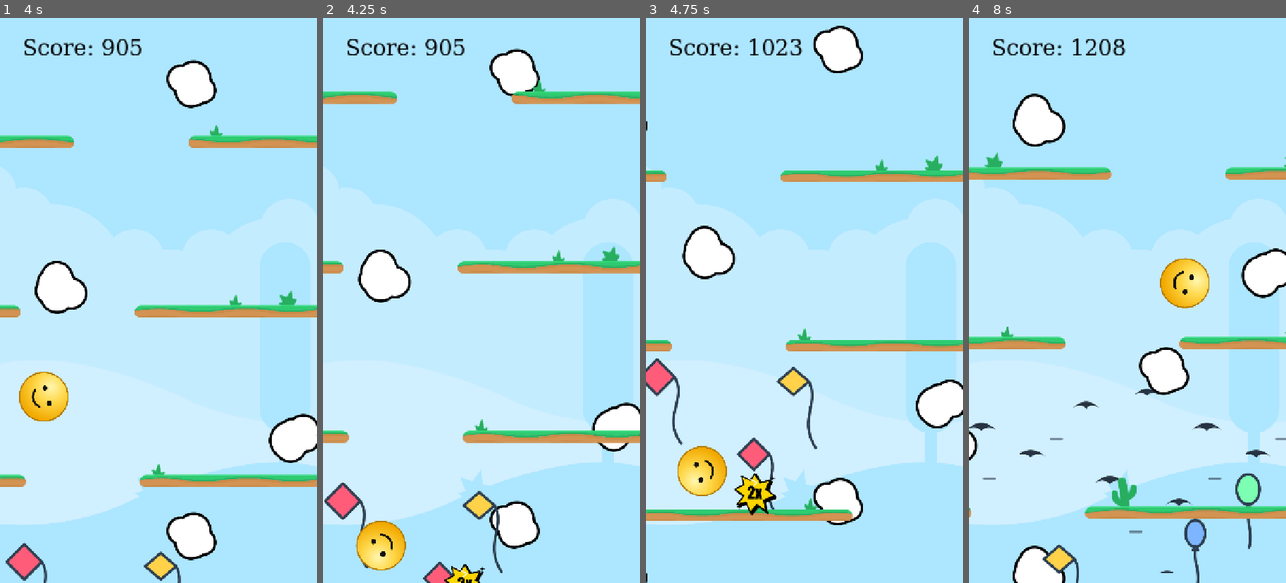
Above: before the commit, frames 1-4 (left to right).
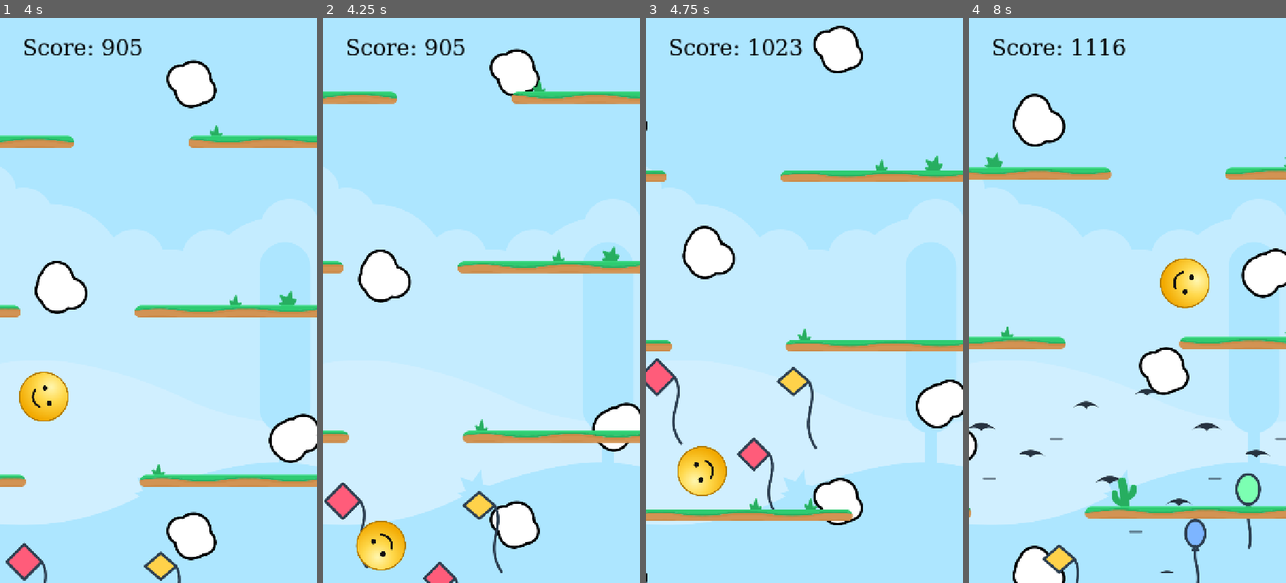
Above: after the commit, the same moments.

Repository: hamma2/droppin
Game: Godot game, scene res://Scenes/main.tscn
The game is run twice, just before and just after one commit, with the same random seed, the same clock (stepped at 60 frames per second) and the same inputs.
Inputs (mouse positions are in pixels of both pictures, inside the frame that each line leads up to):
- Up to frame 1 (4 s): move the mouse to (228, 272) at 0.52 s; hold Right (ui_right) 0.53-1.25 s; hold Shift 0.53-1.25 s; click (228, 272) at 0.67 s; drag from (95, 328) to (142, 413) at 1.27 s; move the mouse to (190, 176) at 2.02 s; hold Right (ui_right) 2.03-2.75 s; hold Shift 2.03-2.75 s; drag from (142, 413) to (63, 215) at 2.77 s; move the mouse to (253, 385) at 3.52 s; hold Left (ui_left) from 3.53 s (still down); hold Shift from 3.53 s (still down)
- Up to frame 2 (4.25 s): keep holding Left (ui_left); keep holding Shift
- Up to frame 3 (4.75 s): release Left (ui_left) at 4.25 s; release Shift at 4.25 s; drag from (709, 215) to (785, 577) at 4.27 s
- Up to frame 4 (8 s): move the mouse to (1143, 300) at 5.02 s; hold Left (ui_left) 5.03-5.75 s; hold Shift 5.03-5.75 s; click (1143, 300) at 5.17 s; drag from (1079, 159) to (1064, 328) at 5.77 s; move the mouse to (1197, 272) at 6.52 s; hold Right (ui_right) 6.53-7.25 s; hold Shift 6.53-7.25 s; drag from (1064, 328) to (1111, 413) at 7.27 s

Frame 1 is identical in both runs. In frame 2, 0.3% of the frame differs, in the area x 38-52%, y 96-100%; in frame 3, 0.6%, in the area x 27-42%, y 80-88%; in frame 4, 0.2%.

Commit message:
Extras spawn based on LevelSettings Closes #18

Diff:
--- a/Scripts/BarrierGenerator.gd
+++ b/Scripts/BarrierGenerator.gd
@@ -39,7 +39,7 @@
 var barrier_spacing: float
 
 # Extra-System-Variablen
-var available_extra_types: Array = []
+var available_extra_types: Array[ExtraData] = []
 
 func _ready():
     screen_size = get_viewport_rect().size
@@ -62,9 +62,6 @@
     viewport_center = camera.get_viewport_center() if camera else Vector2.ZERO
     # Initialize last_spawn_y so first barrier spawns at a consistent position
     last_spawn_y = viewport_center.y + screen_size.y
-
-    # Initialisiere verfügbare Extra-Typen
-    setup_extra_types()
 
     # Spawne initiale Barrieren-Paare mit konsistantem Abstand
     for i in range(min_barriers):
@@ -131,22 +128,15 @@
             count += 1
     return count
 
-func setup_extra_types() -> void:
-    """Initialisiert die verfügbaren Extra-Typen"""
-    available_extra_types = [
-        extra_50_points,
-        extra_2_multiply_points,
-        extra_direction_item,
-        # ExtraData.new("shield", 5.0, Color.CYAN, null, 1.0, 0.25),
-        # ExtraData.new("speed_boost", 3.0, Color.YELLOW, null, 1.0, 0.25),
-    ]
-
 func spawn_extra_randomly(barrier_y: float) -> void:
     """Spawnt ein zufälliges Extra-Item mit den Barrieren"""
     var viewport_left = viewport_center.x - screen_width / 2
     var viewport_right = viewport_center.x + screen_width / 2
 
     # Wähle einen zufälligen Extra-Typ
+    if(available_extra_types.size() == 0):
+        return
+
     var extra_data = available_extra_types[randi() % available_extra_types.size()]
 
     # Entscheide ob dieses Extra spawnt
--- a/Scripts/GameManager.gd
+++ b/Scripts/GameManager.gd
@@ -49,7 +49,7 @@
         barrier_generator.gap_width_scale = levelSettings.gap_width_scale
         barrier_generator.barrier_spacing_scale = levelSettings.barrier_spacing_scale
         barrier_generator.spawn_interval_scale = levelSettings.spawn_interval_scale
-        barrier_generator.available_extra_types = levelSettings.extra_data_list
+        barrier_generator.available_extra_types = (levelSettings.extra_data_list)
 
     if ball != null and levelSettings != null:
         ball.gravity_scale_factor = levelSettings.gravity_scale
@@ -58,7 +58,6 @@
 
     if camera != null and levelSettings != null:
         camera.base_speed = levelSettings.base_speed
-        print(camera.base_speed)
         camera.speed_increase = levelSettings.speed_increase
 
 func _physics_process(_delta):
